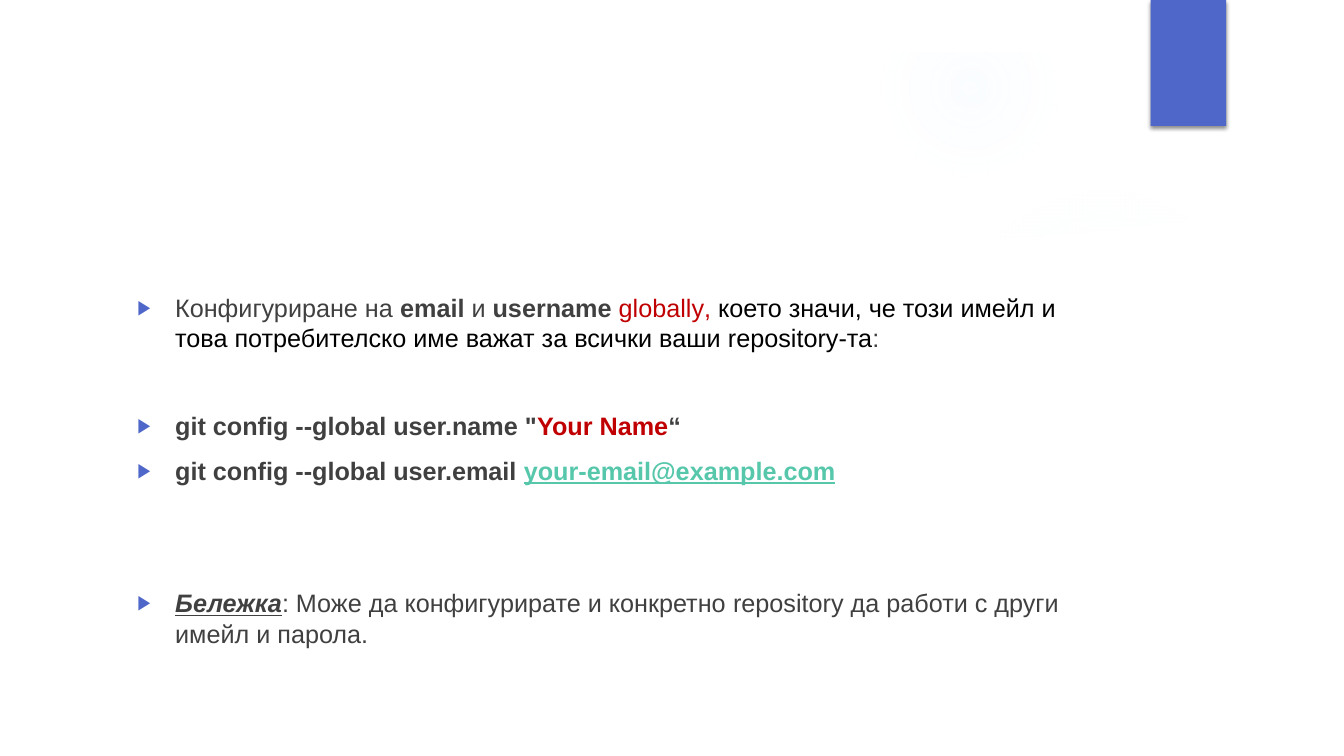
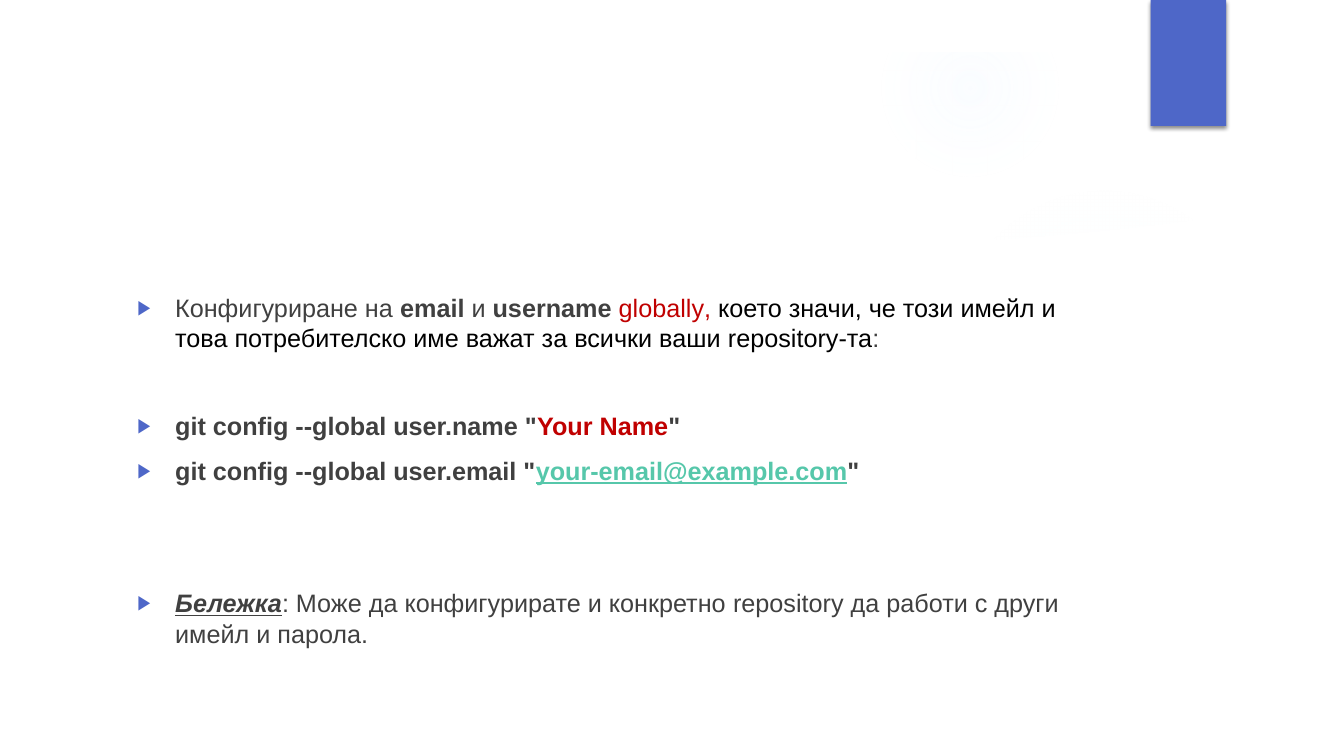
Before and after one commit to velizar92/CSharp-Programming-Presentations, a slide deck: slide 16 of Git and GitHub.pptx. Drawn at 1344x756 pixels with LibreOffice and Linux fonts; fonts in the diff are those of the drawing; background and template pictures are left out. Boxes give left, top, right and bottom in pixels: in the first picture for what was removed or moved away, otherwise in the second. Text is boxed around its words. In the diff, an @@ line names an element or a change of style, - is before the commit and + after.

```diff
--- a/Git and GitHub.pptx
+++ b/Git and GitHub.pptx
@@ text at [175, 416, 859, 485]: text changed @@
-▶ git config --global user.name "Your Name“
-▶ git config --global user.email your-email@example.com
+▶ git config --global user.name "Your Name"
+▶ git config --global user.email "your-email@example.com"
```
Also in this commit, not shown: 7 slides added.
